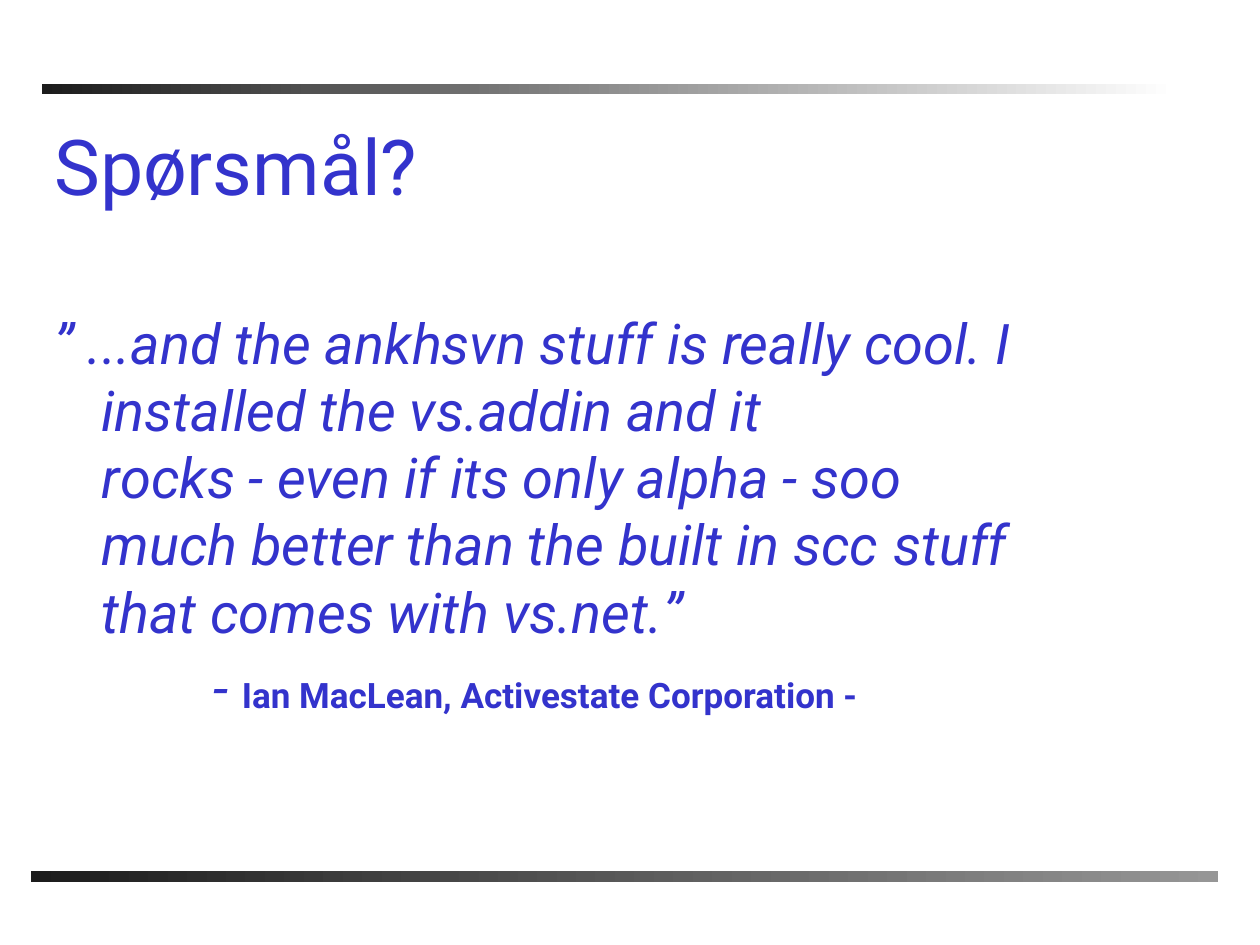
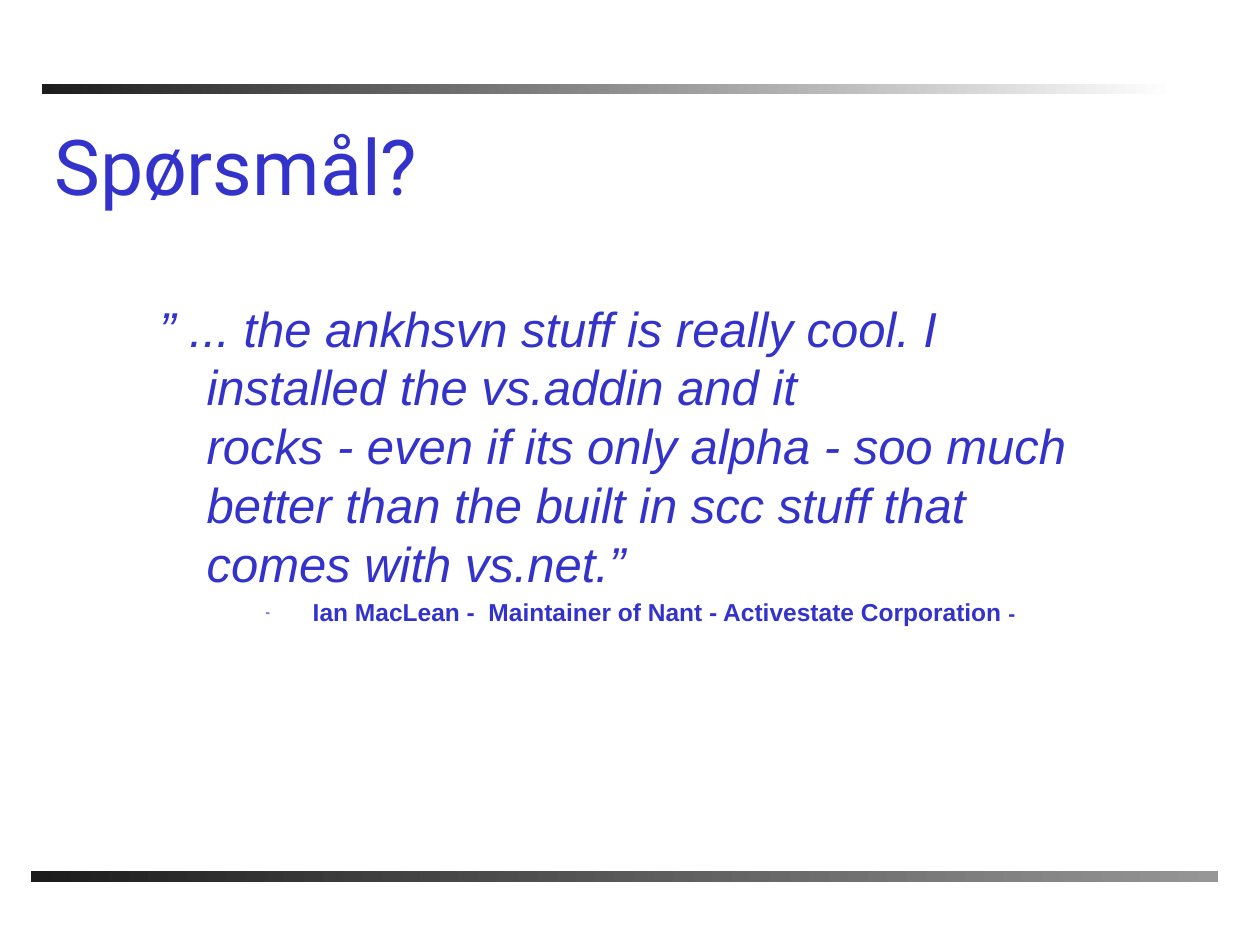
Before and after one commit to AnkhSVN/AnkhSVN, a slide deck: slide 24 of doc/powerpoint/Subversion_addin_for_VS.NET.ppt. Drawn at 1260x945 pixels with LibreOffice and Linux fonts; fonts in the diff are those of the drawing; background and template pictures are left out. Boxes give left, top, right and bottom in pixels: in the first picture for what was removed or moved away, otherwise in the second. Text is boxed around its words. In the diff, an @@ line names an element or a change of style, - is before the commit and + after.

```diff
--- a/doc/powerpoint/Subversion_addin_for_VS.NET.ppt
+++ b/doc/powerpoint/Subversion_addin_for_VS.NET.ppt
@@ text at <box>207,311,1066,626</box>: text changed; size 32 to 28 pt; font Roboto to Arial @@
-” ...and the ankhsvn stuff is really cool. I installed the vs.addin and it
-rocks - even if its only alpha - soo much better than the built in scc stuff that comes with vs.net.”
-- Ian MacLean, Activestate Corporation -
+” ... the ankhsvn stuff is really cool. I installed the vs.addin and it
+rocks - even if its only alpha - soo much better than the built in scc stuff that comes with vs.net.”
+– Ian MacLean - Maintainer of Nant - Activestate Corporation -
```
Also in this commit, not shown: 15 other slides changed, 2 slides added, 2 slides removed.
